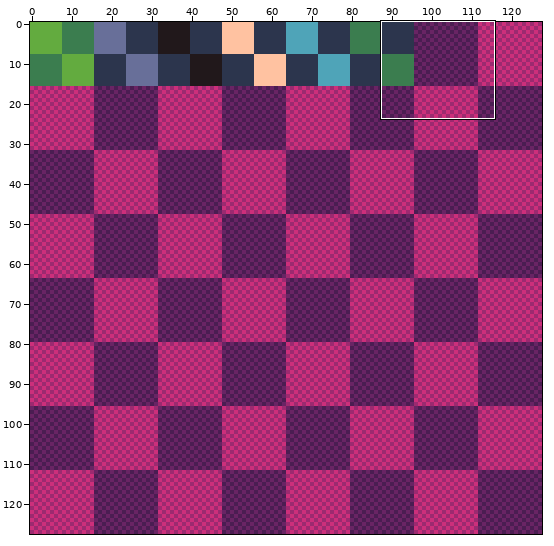
Sprite sheet: assets/sprite_sheet.png. The picture above shows the old version from afar; the outline marks the close-up.
Close-up. The starting point:
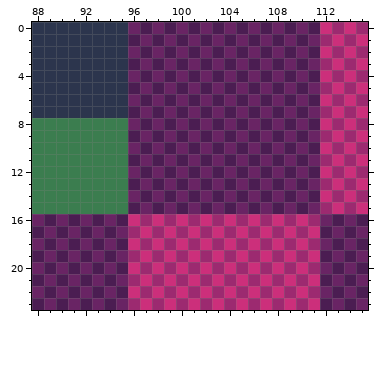
The file is 128x128 pixels. Shown: x 88..115, y 0..23.
The result:
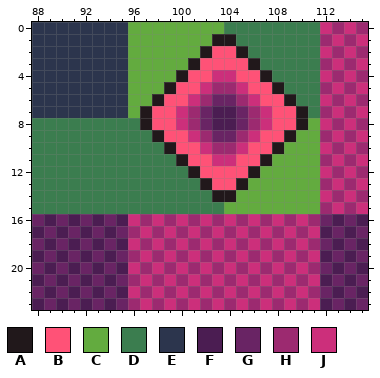
Palette (. is transparent): A #21181b  B #ff5277  C #63ab3f  D #3b7d4f  E #2c354d  F #4b1d52  G #692464  H #9c2a70  J #cc2f7b
Author's note on the commit: crazy spawner texture (portal?)
The exact change:
{"y":0,"x":96,"old":"GFGFGFGFGFGFGFGF","new":"CCCCCCCCDDDDDDDD"}
{"y":1,"x":96,"old":"FGFGFGFGFGFGFGFG","new":"CCCCCCCAADDDDDDD"}
{"y":2,"x":96,"old":"GFGFGFGFGFGFGFGF","new":"CCCCCCABBADDDDDD"}
{"y":3,"x":96,"old":"FGFGFGFGFGFGFGFG","new":"CCCCCABBBBADDDDD"}
{"y":4,"x":96,"old":"GFGFGFGFGFGFGFGF","new":"CCCCABBJJBBADDDD"}
{"y":5,"x":96,"old":"FGFGFGFGFGFGFGFG","new":"CCCABBJHHJBBADDD"}
{"y":6,"x":96,"old":"GFGFGFGF","new":"CCABBJHG"}
{"y":6,"x":105,"old":"FGFGFGF","new":"HJBBADD"}
{"y":7,"x":96,"old":"FGFGFGFG","new":"CABBJHGF"}
{"y":7,"x":106,"old":"FGFGFG","new":"HJBBAD"}
{"y":8,"x":96,"old":"GFGFGF","new":"DABBJH"}
{"y":8,"x":104,"old":"GFGFGFGF","new":"FGHJBBAC"}
{"y":9,"x":96,"old":"FGFGFGF","new":"DDABBJH"}
{"y":9,"x":104,"old":"FGFGFGFG","new":"GHJBBACC"}
{"y":10,"x":96,"old":"GFGFGFGFGFGFGFGF","new":"DDDABBJHHJBBACCC"}
{"y":11,"x":96,"old":"FGFGFGFGFGFGFGFG","new":"DDDDABBJJBBACCCC"}
{"y":12,"x":96,"old":"GFGFGFGFGFGFGFGF","new":"DDDDDABBBBACCCCC"}
{"y":13,"x":96,"old":"FGFGFGFGFGFGFGFG","new":"DDDDDDABBACCCCCC"}
{"y":14,"x":96,"old":"GFGFGFGFGFGFGFGF","new":"DDDDDDDAACCCCCCC"}
{"y":15,"x":96,"old":"FGFGFGFGFGFGFGFG","new":"DDDDDDDDCCCCCCCC"}
{"label":"changed","picture_box":[128,22,320,214]}
